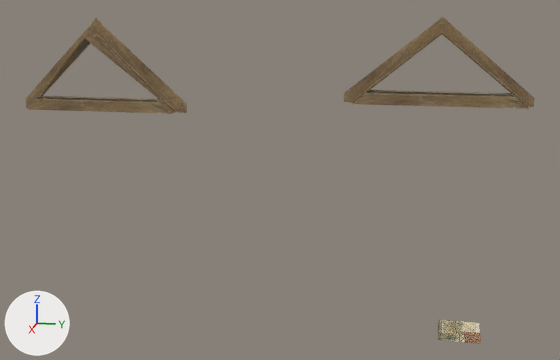
A saved change to the COLLADA model client/art/meshes/props/hele_house_c_gables.dae.
Both versions are drawn from a 50 mm camera at (0.416, 0.098, 0.263) aimed at (-0.124, -0.01, 0.128). Lighting does not change. The marker at lower left points along +X, +Y and +Z. Where no turn or scale is listed for an object, it has been applied to the vertices.
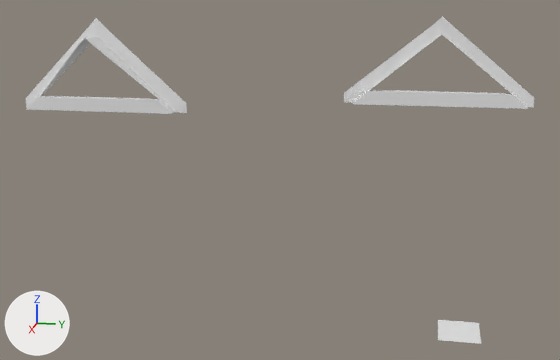
Location of each change, (x1, y1, x2, y2) in pixels of the pictures (560 x 360 px):
'Plane06', recoloured (brown to grey): (26, 16, 534, 344) in both

The change, as a diff of the scene's bpy script:
```diff
--- a/client/art/meshes/props/hele_house_c_gables.dae.py
+++ b/client/art/meshes/props/hele_house_c_gables.dae.py
@@ me_plane06mesh @@
 me_plane06mesh.from_pydata(...)  # 48 vertices, 60 faces; spans x -0.04..0.056, y -0.315..0.046, z 0.0..0.227
-me_plane06mesh.materials.append(mat_07___default)  # picture img_hele_struct_b_png
```
